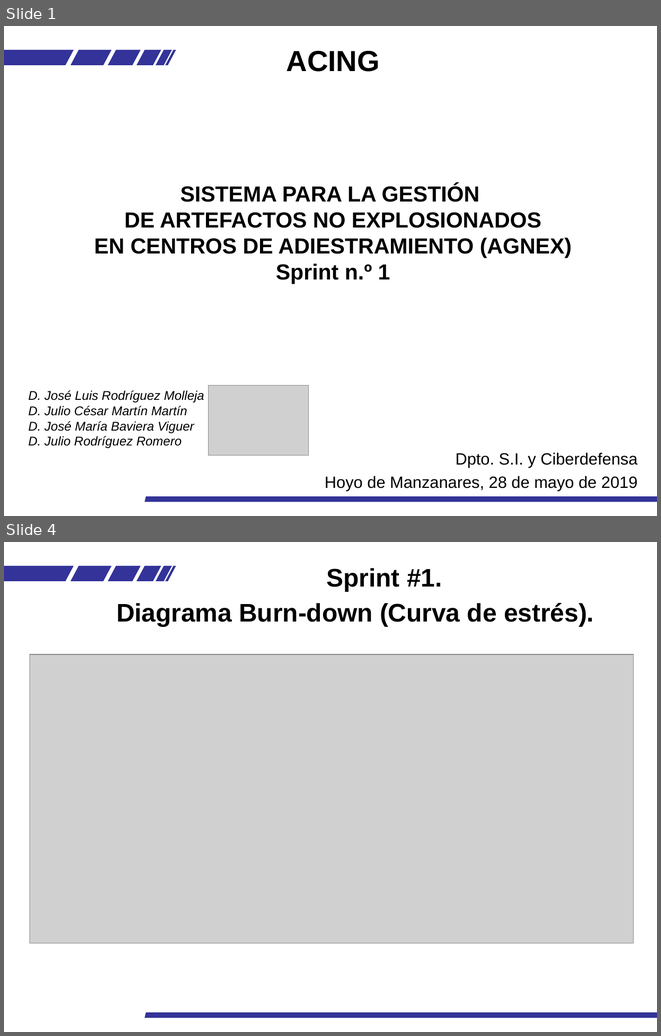
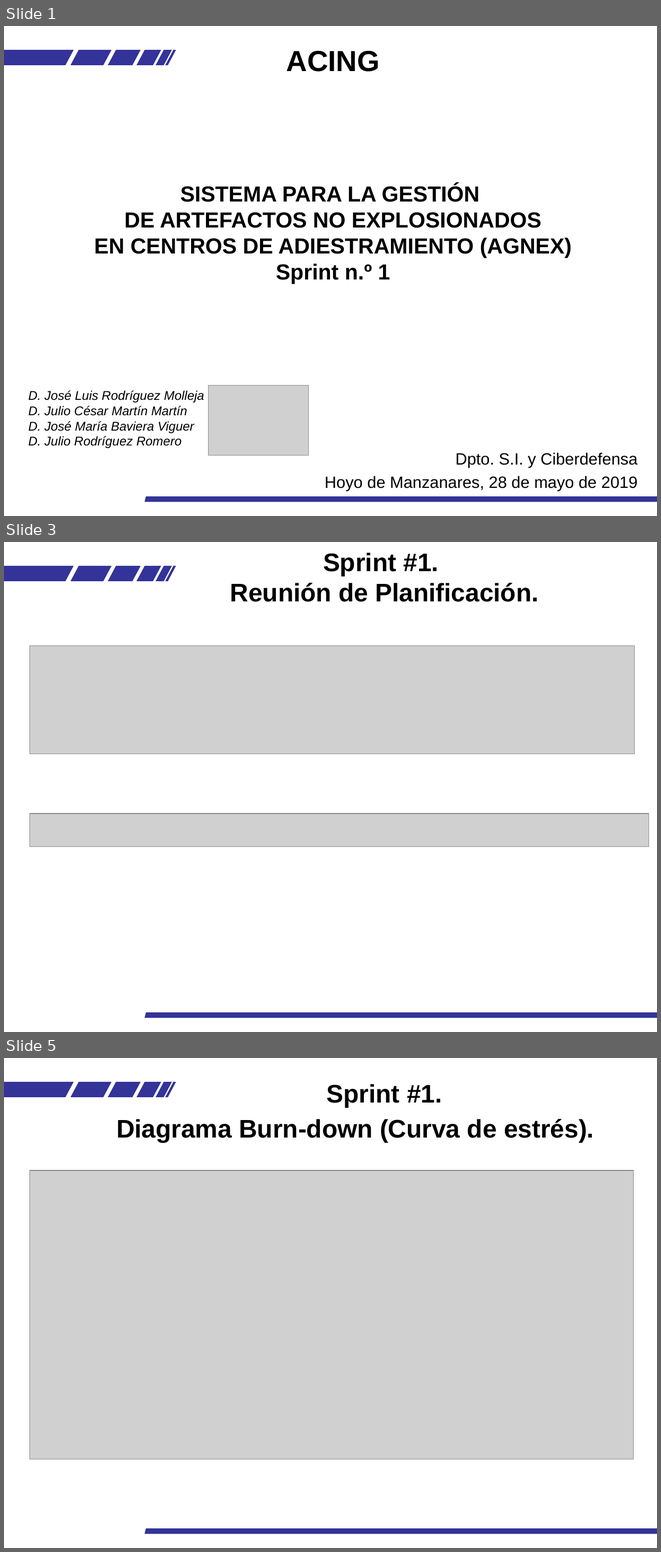
Before and after one commit to pquella/buscaminas, a slide deck: PrimerSprint/Presentación_PrimerSprint_AGNEX.pptx. Shown one above the other, each under a label of ours: slides 1 and 4 before the commit, slides 1, 3 and 5 after it; the slides between them are not shown. The pictures are 661x1036 and 661x1552 pixels, drawn with LibreOffice and Linux fonts; fonts in the diff are those of the drawing; grey boxes stand for pictures. Boxes give left, top, right and bottom in pixels: in the first picture for what was removed or moved away, otherwise in the second. Text is boxed around its words. In the diff, an @@ line names an element or a change of style, - is before the commit and + after.

Commit message:
Presentación Sprint # 1 PowerPoint 28/05/2019

```diff
--- a/PrimerSprint/Presentación_PrimerSprint_AGNEX.pptx
+++ b/PrimerSprint/Presentación_PrimerSprint_AGNEX.pptx
@@ slide 3 added at (4,542,657,1032), background #FFFFFF; not listed: 7 template elements that a slide beside it also shows @@
@@ text added at (230,553,538,602), 28 pt, text #000000, bold @@
+Sprint #1.
+Reunión de Planificación.
@@ picture added at (30,645,635,753) @@
@@ picture added at (30,814,649,847) @@
@@ what was slide 4 is now slide 5 @@
```
Also in this commit, not shown: 2 slides changed.
